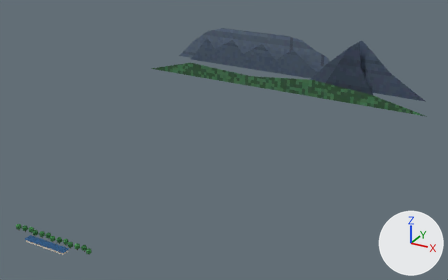
The glTF model viz/assets/newlands.glb: old version first, new version second.
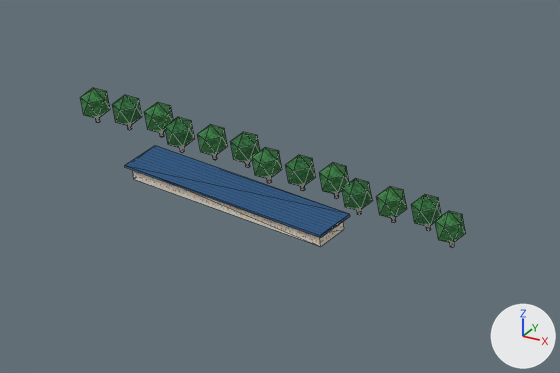
Each version appears first whole from a 50 mm lens placed at (368.0, -338.0, 312.0), pointed at (26.0, 283.0, 1.0), and next in a close-up on the part from 0% to 25% of the width and 74% to 100% of the height. Arrows for +X, +Y and +Z are at lower right; the lights stay in place. The first two pictures are the older version. The close-ups show mesh edges as thin lines. Vertices at exactly the same position are counted once.

Names of what the first close-up shows: 'table_mountain'.
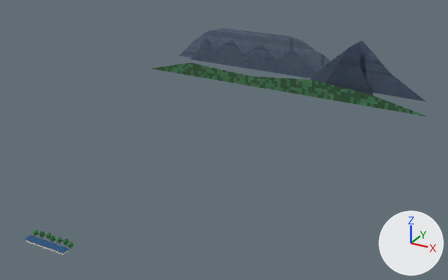
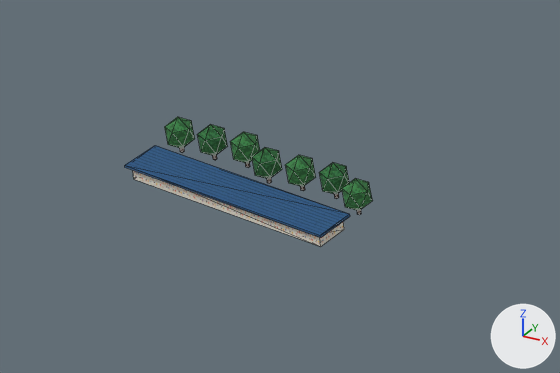
The change, as JSON lines over the scene's bpy script:
```json
{"block": "me_table_mountain", "where": "# used by ob_table_mountain; location = (0.0, 0.0, 0.0)"}
{"op": "remove", "block": "me_table_mountain", "code": "me_table_mountain.from_pydata(...)  # 313 vertices, 467 faces; spans x -230.0..230.0, y -4.0..580.0, z 0.0..78.0"}
{"op": "add", "block": "me_table_mountain", "code": "me_table_mountain.from_pydata(...)  # 193 vertices, 275 faces; spans x -230.0..230.0, y -4.0..580.0, z 0.0..78.0"}
{"block": "me_table_mountain", "change": "me_table_mountain part 1: 12 loose pieces with 120 vertices, spanning x -45.0..45.0, y 6.0..12.0, z 0.0..7.0, are deleted"}
{"block": "me_table_mountain", "change": "me_table_mountain part 2: 60 faces spanning x -17.0..17.0, y 6.0..12.0, z 1.0..7.0 switch from mat_leaves_3a7a45_32 (picture img_fourth_stump_leaves_3a7a45_32) to mat_leaves_2f6b3c_32 (picture img_fourth_stump_leaves_2f6b3c_32)"}
{"block": "me_table_mountain", "change": "me_table_mountain part 3: 80 faces spanning x -24.0..24.0, y 6.0..12.0, z 1.0..7.0 switch from mat_leaves_2f6b3c_32 (picture img_fourth_stump_leaves_2f6b3c_32) to mat_leaves_3a7a45_32 (picture img_fourth_stump_leaves_3a7a45_32)"}
```

Boxes [x1, y1, x2, y2] around the edits, measured in the close-ups (560 x 373 px):
```json
{"object": "table_mountain", "change": "reshaped", "before": [80, 88, 466, 248], "after": [125, 117, 372, 247]}
{"part": 1, "of": "me_table_mountain", "change": "deleted", "before": [80, 88, 466, 248]}
{"part": 2, "of": "me_table_mountain", "change": "recoloured", "before": [197, 124, 349, 194], "after": [197, 124, 349, 194]}
{"part": 3, "of": "me_table_mountain", "change": "recoloured", "before": [165, 117, 372, 210], "after": [165, 117, 372, 210]}
```
